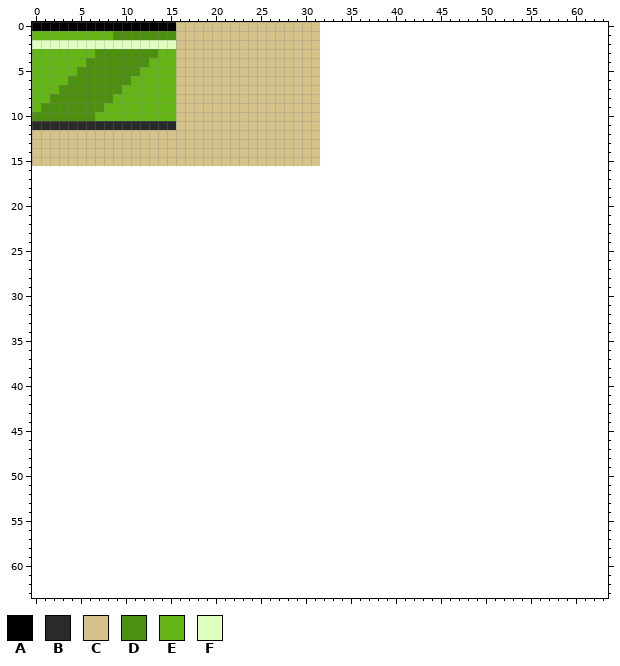
Pixel-art file: Assets/Sprites/asepriteFiles/Ground.aseprite. Above, as it was before the edit.
32x16 pixels, 1 frame. The old version is drawn lined up with the new one, on the new canvas.
Palette (. is transparent): A #000000  B #2b2a2a  C #d4c28a  D #4d8f0f  E #63b616  F #deffbf
Pixels before (only the part around the change), first column x 0:
 0 AAAAAAAAAAAAAAAACCCCCCCCCCCCCCCC................................
 1 EEEEEEEEEDDDDDDDCCCCCCCCCCCCCCCC................................
 2 FFFFFFFFFFFFFFFFCCCCCCCCCCCCCCCC................................
 3 EEEEEEEDDDDDDDEECCCCCCCCCCCCCCCC................................
 4 EEEEEEDDDDDDDEEECCCCCCCCCCCCCCCC................................
 5 EEEEEDDDDDDDEEEECCCCCCCCCCCCCCCC................................
 6 EEEEDDDDDDDEEEEECCCCCCCCCCCCCCCC................................
 7 EEEDDDDDDDEEEEEECCCCCCCCCCCCCCCC................................
 8 EEDDDDDDDEEEEEEECCCCCCCCCCCCCCCC................................
 9 EDDDDDDDEEEEEEEECCCCCCCCCCCCCCCC................................
10 DDDDDDDEEEEEEEEECCCCCCCCCCCCCCCC................................
11 BBBBBBBBBBBBBBBBCCCCCCCCCCCCCCCC................................
12 CCCCCCCCCCCCCCCCCCCCCCCCCCCCCCCC................................
13 CCCCCCCCCCCCCCCCCCCCCCCCCCCCCCCC................................
14 CCCCCCCCCCCCCCCCCCCCCCCCCCCCCCCC................................
15 CCCCCCCCCCCCCCCCCCCCCCCCCCCCCCCC................................
16 ................................................................
17 ................................................................
18 ................................................................
19 ................................................................
20 ................................................................
21 ................................................................
22 ................................................................
23 ................................................................
24 ................................................................
25 ................................................................
26 ................................................................
27 ................................................................
28 ................................................................
29 ................................................................
30 ................................................................
31 ................................................................
32 ................................................................
33 ................................................................
34 ................................................................
35 ................................................................
36 ................................................................
37 ................................................................
38 ................................................................
39 ................................................................
40 ................................................................
41 ................................................................
42 ................................................................
43 ................................................................
44 ................................................................
45 ................................................................
46 ................................................................
47 ................................................................
48 ................................................................
49 ................................................................
50 ................................................................
51 ................................................................
52 ................................................................
53 ................................................................
54 ................................................................
55 ................................................................
56 ................................................................
57 ................................................................
58 ................................................................
59 ................................................................
60 ................................................................
61 ................................................................
62 ................................................................
63 ................................................................
After:
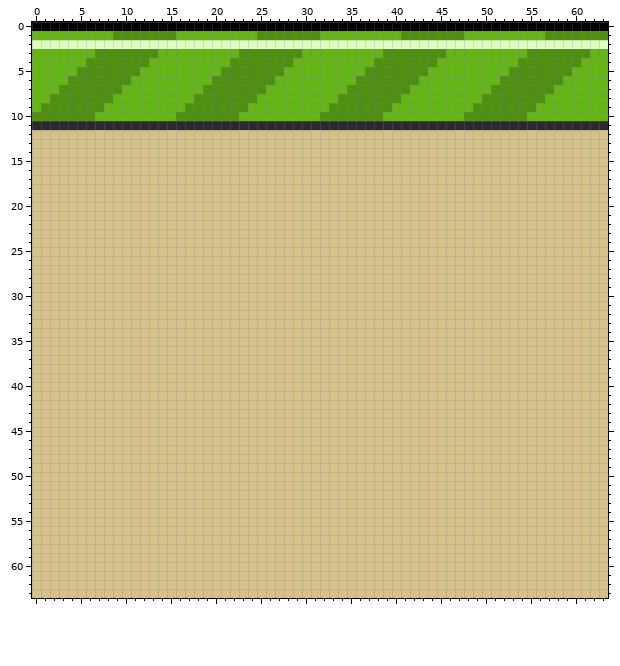
Diff:
canvas 32x16 -> 64x64
Changed rows in their new state; - is an unchanged pixel.
first column x 0:
 0 ----------------AAAAAAAAAAAAAAAAAAAAAAAAAAAAAAAAAAAAAAAAAAAAAAAA
 1 ----------------EEEEEEEEEDDDDDDDEEEEEEEEEDDDDDDDEEEEEEEEEDDDDDDD
 2 ----------------FFFFFFFFFFFFFFFFFFFFFFFFFFFFFFFFFFFFFFFFFFFFFFFF
 3 ----------------EEEEEEEDDDDDDDEEEEEEEEEDDDDDDDEEEEEEEEEDDDDDDDEE
 4 ----------------EEEEEEDDDDDDDEEEEEEEEEDDDDDDDEEEEEEEEEDDDDDDDEEE
 5 ----------------EEEEEDDDDDDDEEEEEEEEEDDDDDDDEEEEEEEEEDDDDDDDEEEE
 6 ----------------EEEEDDDDDDDEEEEEEEEEDDDDDDDEEEEEEEEEDDDDDDDEEEEE
 7 ----------------EEEDDDDDDDEEEEEEEEEDDDDDDDEEEEEEEEEDDDDDDDEEEEEE
 8 ----------------EEDDDDDDDEEEEEEEEEDDDDDDDEEEEEEEEEDDDDDDDEEEEEEE
 9 ----------------EDDDDDDDEEEEEEEEEDDDDDDDEEEEEEEEEDDDDDDDEEEEEEEE
10 ----------------DDDDDDDEEEEEEEEEDDDDDDDEEEEEEEEEDDDDDDDEEEEEEEEE
11 ----------------BBBBBBBBBBBBBBBBBBBBBBBBBBBBBBBBBBBBBBBBBBBBBBBB
12 --------------------------------CCCCCCCCCCCCCCCCCCCCCCCCCCCCCCCC
13 --------------------------------CCCCCCCCCCCCCCCCCCCCCCCCCCCCCCCC
14 --------------------------------CCCCCCCCCCCCCCCCCCCCCCCCCCCCCCCC
15 --------------------------------CCCCCCCCCCCCCCCCCCCCCCCCCCCCCCCC
16 CCCCCCCCCCCCCCCCCCCCCCCCCCCCCCCCCCCCCCCCCCCCCCCCCCCCCCCCCCCCCCCC
17 CCCCCCCCCCCCCCCCCCCCCCCCCCCCCCCCCCCCCCCCCCCCCCCCCCCCCCCCCCCCCCCC
18 CCCCCCCCCCCCCCCCCCCCCCCCCCCCCCCCCCCCCCCCCCCCCCCCCCCCCCCCCCCCCCCC
19 CCCCCCCCCCCCCCCCCCCCCCCCCCCCCCCCCCCCCCCCCCCCCCCCCCCCCCCCCCCCCCCC
20 CCCCCCCCCCCCCCCCCCCCCCCCCCCCCCCCCCCCCCCCCCCCCCCCCCCCCCCCCCCCCCCC
21 CCCCCCCCCCCCCCCCCCCCCCCCCCCCCCCCCCCCCCCCCCCCCCCCCCCCCCCCCCCCCCCC
22 CCCCCCCCCCCCCCCCCCCCCCCCCCCCCCCCCCCCCCCCCCCCCCCCCCCCCCCCCCCCCCCC
23 CCCCCCCCCCCCCCCCCCCCCCCCCCCCCCCCCCCCCCCCCCCCCCCCCCCCCCCCCCCCCCCC
24 CCCCCCCCCCCCCCCCCCCCCCCCCCCCCCCCCCCCCCCCCCCCCCCCCCCCCCCCCCCCCCCC
25 CCCCCCCCCCCCCCCCCCCCCCCCCCCCCCCCCCCCCCCCCCCCCCCCCCCCCCCCCCCCCCCC
26 CCCCCCCCCCCCCCCCCCCCCCCCCCCCCCCCCCCCCCCCCCCCCCCCCCCCCCCCCCCCCCCC
27 CCCCCCCCCCCCCCCCCCCCCCCCCCCCCCCCCCCCCCCCCCCCCCCCCCCCCCCCCCCCCCCC
28 CCCCCCCCCCCCCCCCCCCCCCCCCCCCCCCCCCCCCCCCCCCCCCCCCCCCCCCCCCCCCCCC
29 CCCCCCCCCCCCCCCCCCCCCCCCCCCCCCCCCCCCCCCCCCCCCCCCCCCCCCCCCCCCCCCC
30 CCCCCCCCCCCCCCCCCCCCCCCCCCCCCCCCCCCCCCCCCCCCCCCCCCCCCCCCCCCCCCCC
31 CCCCCCCCCCCCCCCCCCCCCCCCCCCCCCCCCCCCCCCCCCCCCCCCCCCCCCCCCCCCCCCC
32 CCCCCCCCCCCCCCCCCCCCCCCCCCCCCCCCCCCCCCCCCCCCCCCCCCCCCCCCCCCCCCCC
33 CCCCCCCCCCCCCCCCCCCCCCCCCCCCCCCCCCCCCCCCCCCCCCCCCCCCCCCCCCCCCCCC
34 CCCCCCCCCCCCCCCCCCCCCCCCCCCCCCCCCCCCCCCCCCCCCCCCCCCCCCCCCCCCCCCC
35 CCCCCCCCCCCCCCCCCCCCCCCCCCCCCCCCCCCCCCCCCCCCCCCCCCCCCCCCCCCCCCCC
36 CCCCCCCCCCCCCCCCCCCCCCCCCCCCCCCCCCCCCCCCCCCCCCCCCCCCCCCCCCCCCCCC
37 CCCCCCCCCCCCCCCCCCCCCCCCCCCCCCCCCCCCCCCCCCCCCCCCCCCCCCCCCCCCCCCC
38 CCCCCCCCCCCCCCCCCCCCCCCCCCCCCCCCCCCCCCCCCCCCCCCCCCCCCCCCCCCCCCCC
39 CCCCCCCCCCCCCCCCCCCCCCCCCCCCCCCCCCCCCCCCCCCCCCCCCCCCCCCCCCCCCCCC
40 CCCCCCCCCCCCCCCCCCCCCCCCCCCCCCCCCCCCCCCCCCCCCCCCCCCCCCCCCCCCCCCC
41 CCCCCCCCCCCCCCCCCCCCCCCCCCCCCCCCCCCCCCCCCCCCCCCCCCCCCCCCCCCCCCCC
42 CCCCCCCCCCCCCCCCCCCCCCCCCCCCCCCCCCCCCCCCCCCCCCCCCCCCCCCCCCCCCCCC
43 CCCCCCCCCCCCCCCCCCCCCCCCCCCCCCCCCCCCCCCCCCCCCCCCCCCCCCCCCCCCCCCC
44 CCCCCCCCCCCCCCCCCCCCCCCCCCCCCCCCCCCCCCCCCCCCCCCCCCCCCCCCCCCCCCCC
45 CCCCCCCCCCCCCCCCCCCCCCCCCCCCCCCCCCCCCCCCCCCCCCCCCCCCCCCCCCCCCCCC
46 CCCCCCCCCCCCCCCCCCCCCCCCCCCCCCCCCCCCCCCCCCCCCCCCCCCCCCCCCCCCCCCC
47 CCCCCCCCCCCCCCCCCCCCCCCCCCCCCCCCCCCCCCCCCCCCCCCCCCCCCCCCCCCCCCCC
48 CCCCCCCCCCCCCCCCCCCCCCCCCCCCCCCCCCCCCCCCCCCCCCCCCCCCCCCCCCCCCCCC
49 CCCCCCCCCCCCCCCCCCCCCCCCCCCCCCCCCCCCCCCCCCCCCCCCCCCCCCCCCCCCCCCC
50 CCCCCCCCCCCCCCCCCCCCCCCCCCCCCCCCCCCCCCCCCCCCCCCCCCCCCCCCCCCCCCCC
51 CCCCCCCCCCCCCCCCCCCCCCCCCCCCCCCCCCCCCCCCCCCCCCCCCCCCCCCCCCCCCCCC
52 CCCCCCCCCCCCCCCCCCCCCCCCCCCCCCCCCCCCCCCCCCCCCCCCCCCCCCCCCCCCCCCC
53 CCCCCCCCCCCCCCCCCCCCCCCCCCCCCCCCCCCCCCCCCCCCCCCCCCCCCCCCCCCCCCCC
54 CCCCCCCCCCCCCCCCCCCCCCCCCCCCCCCCCCCCCCCCCCCCCCCCCCCCCCCCCCCCCCCC
55 CCCCCCCCCCCCCCCCCCCCCCCCCCCCCCCCCCCCCCCCCCCCCCCCCCCCCCCCCCCCCCCC
56 CCCCCCCCCCCCCCCCCCCCCCCCCCCCCCCCCCCCCCCCCCCCCCCCCCCCCCCCCCCCCCCC
57 CCCCCCCCCCCCCCCCCCCCCCCCCCCCCCCCCCCCCCCCCCCCCCCCCCCCCCCCCCCCCCCC
58 CCCCCCCCCCCCCCCCCCCCCCCCCCCCCCCCCCCCCCCCCCCCCCCCCCCCCCCCCCCCCCCC
59 CCCCCCCCCCCCCCCCCCCCCCCCCCCCCCCCCCCCCCCCCCCCCCCCCCCCCCCCCCCCCCCC
60 CCCCCCCCCCCCCCCCCCCCCCCCCCCCCCCCCCCCCCCCCCCCCCCCCCCCCCCCCCCCCCCC
61 CCCCCCCCCCCCCCCCCCCCCCCCCCCCCCCCCCCCCCCCCCCCCCCCCCCCCCCCCCCCCCCC
62 CCCCCCCCCCCCCCCCCCCCCCCCCCCCCCCCCCCCCCCCCCCCCCCCCCCCCCCCCCCCCCCC
63 CCCCCCCCCCCCCCCCCCCCCCCCCCCCCCCCCCCCCCCCCCCCCCCCCCCCCCCCCCCCCCCC
Where, in picture pixels (left, top, right, bottom), the same in both pictures:
changed: (32, 22, 608, 598)
